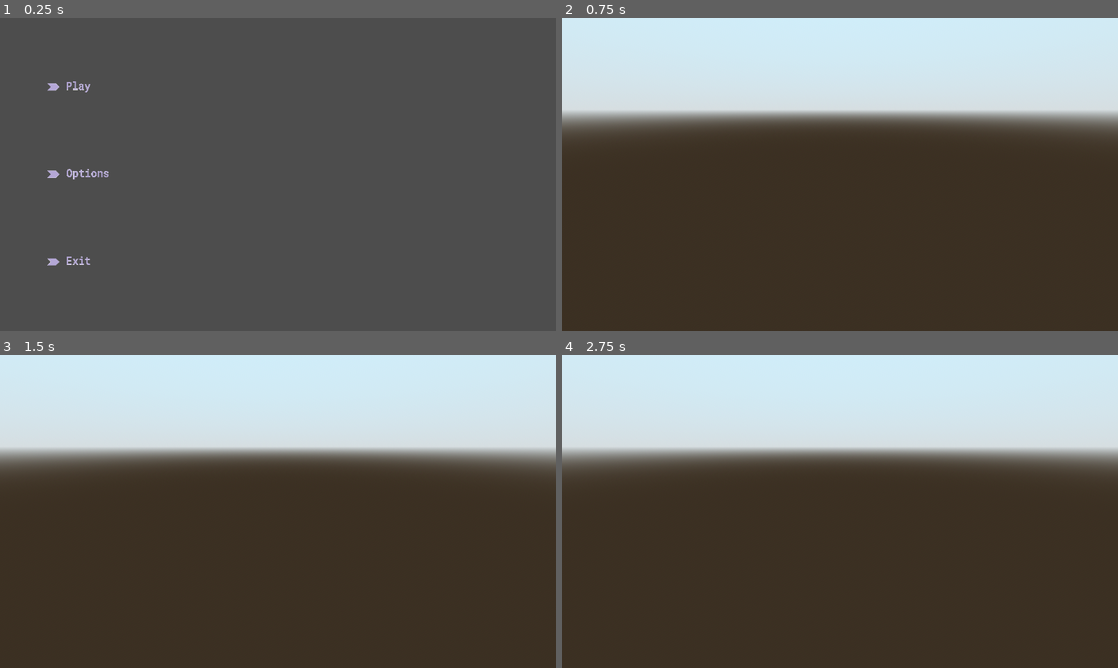
Above: before the commit, frames 1-4 (two rows, left to right).
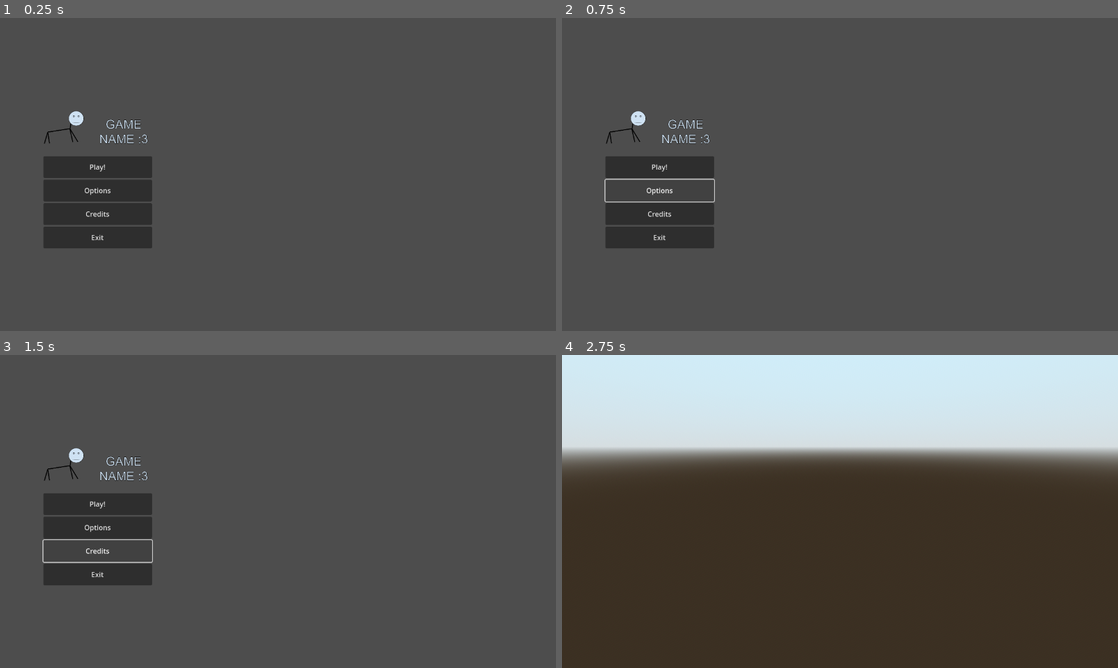
Above: after the commit, the same moments.

Repository: undeadjess/videogame
Game: Godot game, scene res://scenes/MainMenu.tscn
Two runs of this game, one before a commit and one after it. Both use one fixed random seed, a clock stepped at 60 frames per second and the inputs below.
Inputs (mouse positions are in pixels of both pictures, inside the frame that each line leads up to):
- Up to frame 1 (0.25 s): no input
- Up to frame 2 (0.75 s): click (662, 190) at 0.5 s, where only the run after the commit has a clickable "Options"
- Up to frame 3 (1.5 s): click (100, 552) at 1.25 s, where only the run after the commit has a clickable "Credits"
- Up to frame 4 (2.75 s): click (662, 505) at 2 s, where only the run after the commit has a clickable "Play!"

The runs differ from the first frame. In frame 1, 5.8% of the frame differs, in the area x 7-28%, y 20-80%; in frame 2, 93%; in frame 3, 93%, in the area x 0-100%, y 0-100%; in frame 4, nothing differs.

Commit message:
Add script to make menu functional (options and credits still dont work)

Diff:
--- a/src/project.godot
+++ b/src/project.godot
@@ -11,7 +11,7 @@
 [application]
 
 config/name="Videogame"
-run/main_scene="res://scenes/MainMenu.tscn"
+run/main_scene="res://scenes/mainMenu.tscn"
 config/features=PackedStringArray("4.2", "Forward Plus")
 boot_splash/show_image=false
 config/icon="res://icon.svg"
--- a/src/scenes/MainMenu.tscn
+++ b/src/scenes/MainMenu.tscn
@@ -1,18 +1,25 @@
-[gd_scene load_steps=5 format=3 uid="uid://cvg6wk3qv6d36"]
+[gd_scene load_steps=3 format=3 uid="uid://cvg6wk3qv6d36"]
 
-[ext_resource type="Texture2D" uid="uid://cucnvxeyhkaa1" path="res://assets/menu/button-Play.png" id="1_t54w1"]
-[ext_resource type="Texture2D" uid="uid://0ubax5xyee40" path="res://assets/menu/button-options.png" id="2_k7tox"]
-[ext_resource type="Script" path="res://scenes/buttonPlay.gd" id="2_r610v"]
-[ext_resource type="Texture2D" uid="uid://dqgn6aw6lg5cg" path="res://assets/menu/button-exit.png" id="3_wsroq"]
+[ext_resource type="Script" path="res://scripts/menus/mainMenu.gd" id="1_p5mmb"]
+[ext_resource type="Texture2D" uid="uid://m6di58twomf7" path="res://assets/menu/game-splash.png" id="2_nwl6s"]
 
 [node name="mainMenu" type="MarginContainer"]
-custom_minimum_size = Vector2(854, 480)
-offset_right = 1280.0
-offset_bottom = 720.0
+anchors_preset = 8
+anchor_left = 0.5
+anchor_top = 0.5
+anchor_right = 0.5
+anchor_bottom = 0.5
+offset_left = -640.0
+offset_top = -360.0
+offset_right = 640.0
+offset_bottom = 360.0
+grow_horizontal = 2
+grow_vertical = 2
 theme_override_constants/margin_left = 100
 theme_override_constants/margin_top = 60
 theme_override_constants/margin_right = 100
 theme_override_constants/margin_bottom = 60
+script = ExtResource("1_p5mmb")
 
 [node name="menu" type="HBoxContainer" parent="."]
 layout_mode = 2
@@ -21,35 +28,38 @@
 custom_minimum_size = Vector2(1, 1)
 layout_mode = 2
 size_flags_stretch_ratio = 0.0
+alignment = 1
 
-[node name="buttonPlay" type="TextureRect" parent="menu/menuList"]
-custom_minimum_size = Vector2(1, 1)
+[node name="TextureRect" type="TextureRect" parent="menu/menuList"]
 layout_mode = 2
-size_flags_horizontal = 4
-size_flags_vertical = 7
-texture = ExtResource("1_t54w1")
-expand_mode = 2
-stretch_mode = 5
-script = ExtResource("2_r610v")
+texture = ExtResource("2_nwl6s")
+expand_mode = 5
 
-[node name="buttonOptions" type="TextureRect" parent="menu/menuList"]
-custom_minimum_size = Vector2(1, 1)
+[node name="buttonPlay" type="Button" parent="menu/menuList"]
+custom_minimum_size = Vector2(250, 50)
 layout_mode = 2
-size_flags_horizontal = 4
-size_flags_vertical = 7
-texture = ExtResource("2_k7tox")
-expand_mode = 2
-stretch_mode = 5
+text = "Play!"
 
-[node name="buttonExit" type="TextureRect" parent="menu/menuList"]
-custom_minimum_size = Vector2(1, 1)
+[node name="buttonOptions" type="Button" parent="menu/menuList"]
+custom_minimum_size = Vector2(250, 50)
 layout_mode = 2
-size_flags_horizontal = 4
-size_flags_vertical = 3
-texture = ExtResource("3_wsroq")
-expand_mode = 2
-stretch_mode = 5
+text = "Options"
+
+[node name="buttonCredits" type="Button" parent="menu/menuList"]
+custom_minimum_size = Vector2(250, 50)
+layout_mode = 2
+text = "Credits"
+
+[node name="buttonExit" type="Button" parent="menu/menuList"]
+custom_minimum_size = Vector2(250, 50)
+layout_mode = 2
+text = "Exit"
 
 [node name="TextureRect" type="TextureRect" parent="menu"]
 layout_mode = 2
 size_flags_horizontal = 3
+
+[connection signal="pressed" from="menu/menuList/buttonPlay" to="." method="_on_buttonPlay_pressed"]
+[connection signal="pressed" from="menu/menuList/buttonOptions" to="." method="_on_buttonOptions_pressed"]
+[connection signal="pressed" from="menu/menuList/buttonCredits" to="." method="_on_buttonCredits_pressed"]
+[connection signal="pressed" from="menu/menuList/buttonExit" to="." method="_on_buttonExit_pressed"]
--- a/src/scenes/Menu.tscn
+++ /dev/null
@@ -1,33 +0,0 @@
-[gd_scene load_steps=4 format=3 uid="uid://e6trer3bckqc"]
-
-[ext_resource type="Texture2D" uid="uid://cucnvxeyhkaa1" path="res://assets/menu/button-Play.png" id="1_hdngw"]
-[ext_resource type="Texture2D" uid="uid://0ubax5xyee40" path="res://assets/menu/button-options.png" id="2_1gr4n"]
-[ext_resource type="Texture2D" uid="uid://dqgn6aw6lg5cg" path="res://assets/menu/button-exit.png" id="4_0rc0w"]
-
-[node name="Menu" type="Control"]
-layout_mode = 3
-anchors_preset = 15
-anchor_right = 1.0
-anchor_bottom = 1.0
-grow_horizontal = 2
-grow_vertical = 2
-
-[node name="Button-play" type="Sprite2D" parent="."]
-position = Vector2(203, 128.65)
-scale = Vector2(0.1, 0.1)
-texture = ExtResource("1_hdngw")
-
-[node name="Button-options" type="Sprite2D" parent="."]
-position = Vector2(203, 180.65)
-scale = Vector2(0.1, 0.1)
-texture = ExtResource("2_1gr4n")
-
-[node name="Button-exit" type="Sprite2D" parent="."]
-position = Vector2(203, 232.65)
-scale = Vector2(0.1, 0.1)
-texture = ExtResource("4_0rc0w")
-
-[node name="MarginContainer" type="MarginContainer" parent="."]
-layout_mode = 0
-offset_right = 1282.0
-offset_bottom = 714.0
--- a/src/scenes/buttonPlay.gd
+++ /dev/null
@@ -1,13 +0,0 @@
-extends TextureRect
-
-
-# Called when the node enters the scene tree for the first time.
-func _ready():
-	pass # Replace with function body.
-
-
-# Called every frame. 'delta' is the elapsed time since the previous frame.
-func _process(delta):
-	if Input.is_anything_pressed() and (true):
-		get_tree().change_scene_to_file("res://scenes/testScene.tscn")
-	pass
--- /dev/null
+++ b/src/scripts/menus/mainMenu.gd
@@ -0,0 +1,28 @@
+extends MarginContainer
+
+
+# Called when the node enters the scene tree for the first time.
+func _ready():
+	pass # Replace with function body.
+
+
+# Called every frame. 'delta' is the elapsed time since the previous frame.
+func _process(delta):
+	pass
+
+# play button
+func _on_buttonPlay_pressed():
+	get_tree().change_scene_to_file("res://scenes/testScene.tscn")
+
+
+func _on_buttonOptions_pressed():
+	print("options button pressed")
+
+
+func _on_buttonCredits_pressed():
+	print("credits button pressed")
+
+
+func _on_buttonExit_pressed():
+	print("exit button pressed, closing")
+	get_tree().quit()
Binary file removed: src/assets/menu/button-Play.png
Not shown, removed: src/assets/menu/button-Play.png.import
Binary file removed: src/assets/menu/button-exit.png
Not shown, removed: src/assets/menu/button-exit.png.import
Binary file removed: src/assets/menu/button-options.png
Binary file added: src/assets/menu/game-splash.png
Not shown, changed: src/assets/menu/game-splash.png.import
